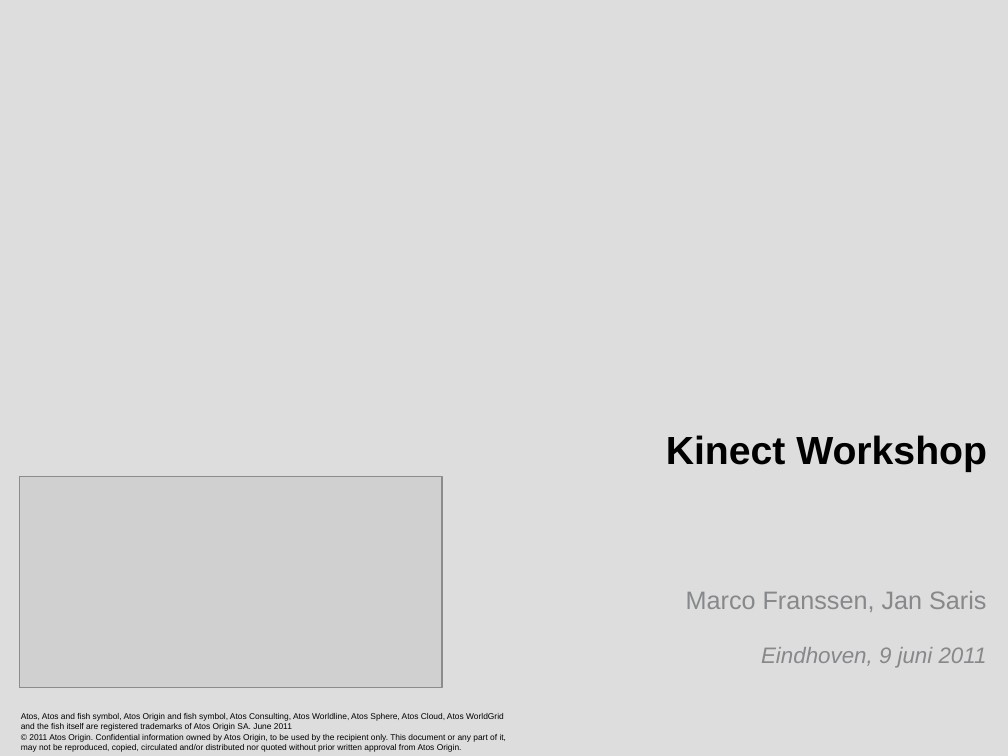
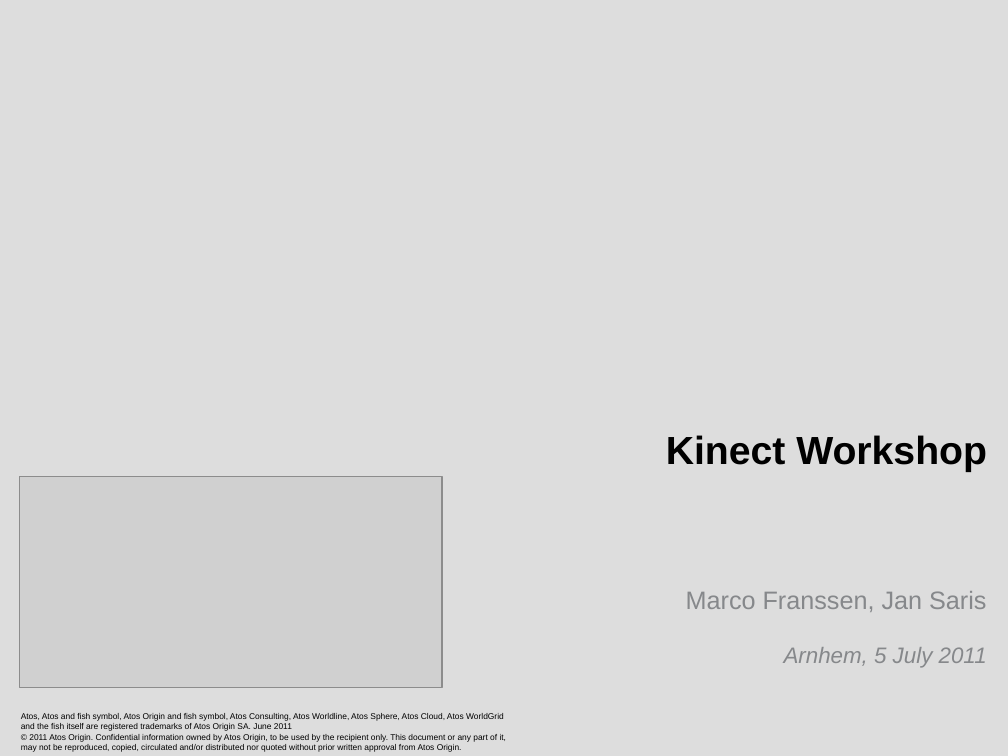
Before and after one commit to atosorigin/Kinect, a slide deck: slide 1 of doc/Demos/Workshop/Workshop presentation.pptx. Drawn at 1008x756 pixels with LibreOffice and Linux fonts; fonts in the diff are those of the drawing; grey boxes stand for pictures; background and template pictures are left out. Boxes give left, top, right and bottom in pixels: in the first picture for what was removed or moved away, otherwise in the second. Text is boxed around its words. In the diff, an @@ line names an element or a change of style, - is before the commit and + after.

Commit message:
Updated the workshop presentation

```diff
--- a/doc/Demos/Workshop/Workshop presentation.pptx
+++ b/doc/Demos/Workshop/Workshop presentation.pptx
@@ text at (784, 647, 987, 668): text changed @@
-Eindhoven, 9 juni 2011
+Arnhem, 5 July 2011
```
Also in this commit, not shown: 3 other slides changed, 1 slide added.
